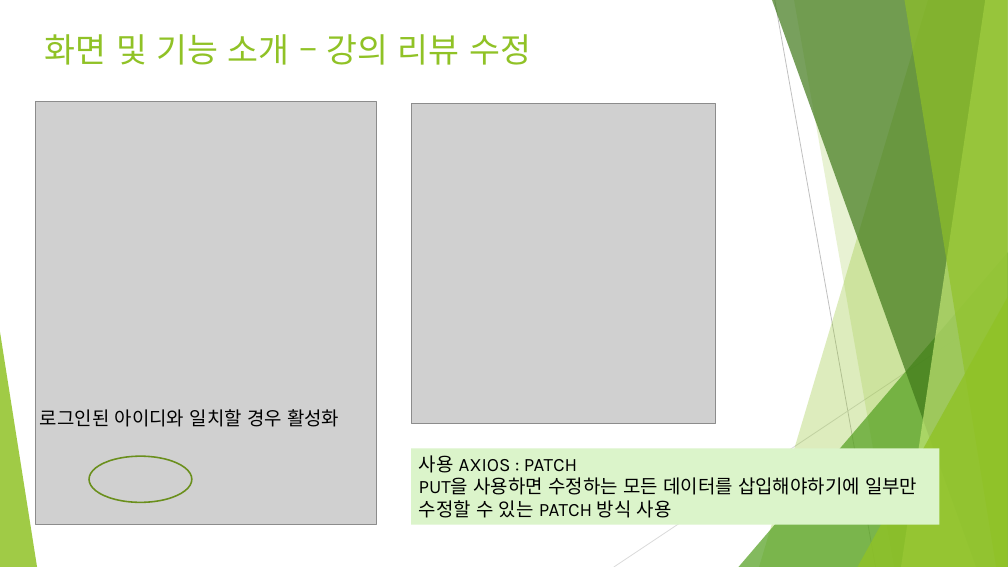
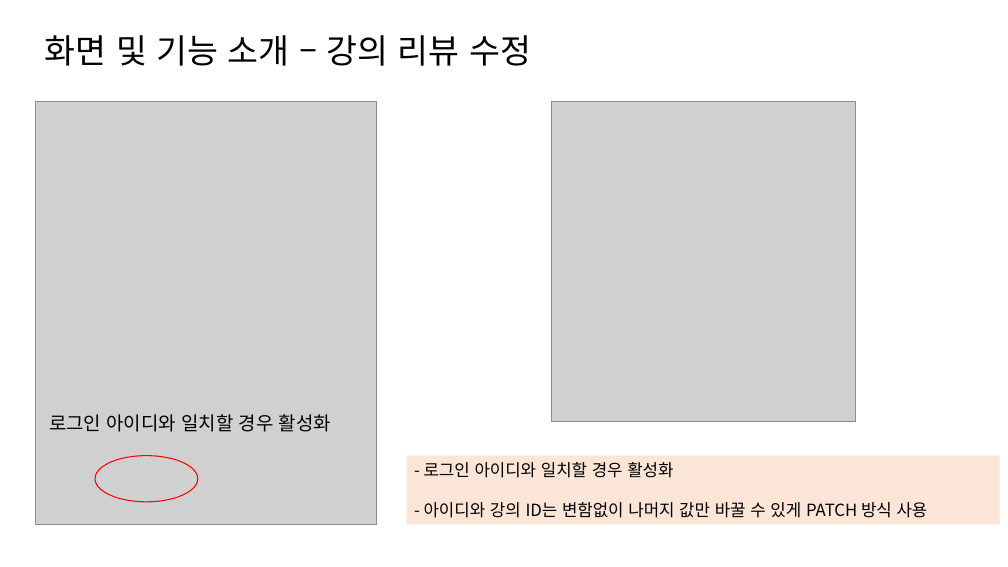
Before and after one commit to NALASAI/SelfIntroduction, a slide deck: slide 29 of 온라인 강의 사이트(BE).pptx. Drawn at 1008x567 pixels with LibreOffice and Linux fonts; fonts in the diff are those of the drawing; grey boxes stand for pictures. Boxes give left, top, right and bottom in pixels: in the first picture for what was removed or moved away, otherwise in the second. Text is boxed around its words. In the diff, an @@ line names an element or a change of style, - is before the commit and + after.

```diff
--- a/온라인 강의 사이트(BE).pptx
+++ b/온라인 강의 사이트(BE).pptx
@@ title "화면 및 기능 소개 – ..." at (45,35,531,66): font Karla to Noto Sans CJK KR, text colour #90C226 to #000000; line spacing 1 to 0.9; vertical alignment top to middle @@
@@ picture: place and size @@
-picture at (411,104,715,423)
+picture at (551,102,855,422)
@@ group removed at (0,0,1008,567): 5 freeform shapes, 3 triangles, 2 lines @@
@@ text at (49,414,331,432): text changed; font Karla to Noto Sans CJK KR @@
-로그인된 아이디와 일치할 경우 활성화
+로그인 아이디와 일치할 경우 활성화
@@ ellipse: place and size @@
-ellipse at (89,456,192,502)
+ellipse at (95,456,198,502)
@@ ellipse at (95,456,198,502): outline #6B901C 1.5 pt to #FF0000 1 pt @@
@@ rectangle "- 로그인 아이디와 일치할 경우 ...": place and size @@
-rectangle "- 로그인 아이디와 일치할 경우 ..." at (411,448,940,525)
+rectangle "- 로그인 아이디와 일치할 경우 ..." at (407,456,1000,525)
@@ rectangle "- 로그인 아이디와 일치할 경우 ..." at (407,456,1000,525): fill #DBF4CA to #FBE5D6 @@
@@ text in rectangle at (424,462,928,518): text changed; size 18 to 16 pt; font Karla to Noto Sans CJK KR @@
-사용 AXIOS : PATCH
-PUT을 사용하면 수정하는 모든 데이터를 삽입해야하기에 일부만 수정할 수 있는 PATCH 방식 사용
+- 로그인 아이디와 일치할 경우 활성화
+- 아이디와 강의 ID는 변함없이 나머지 값만 바꿀 수 있게 PATCH 방식 사용
```
Also in this commit, not shown: 36 other slides changed, 2 slides added.
